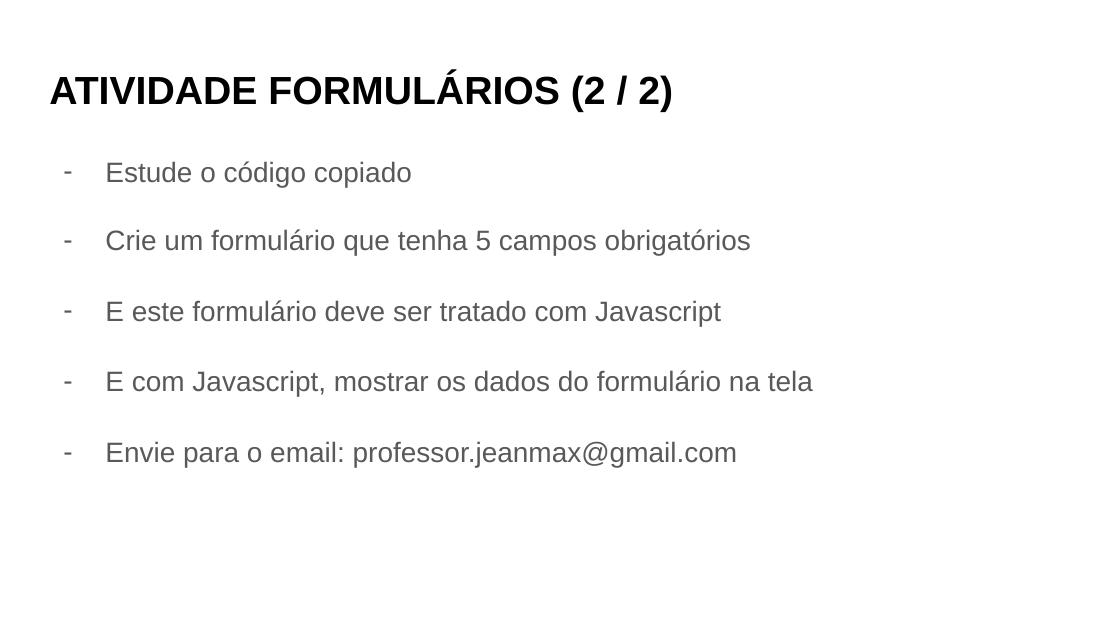
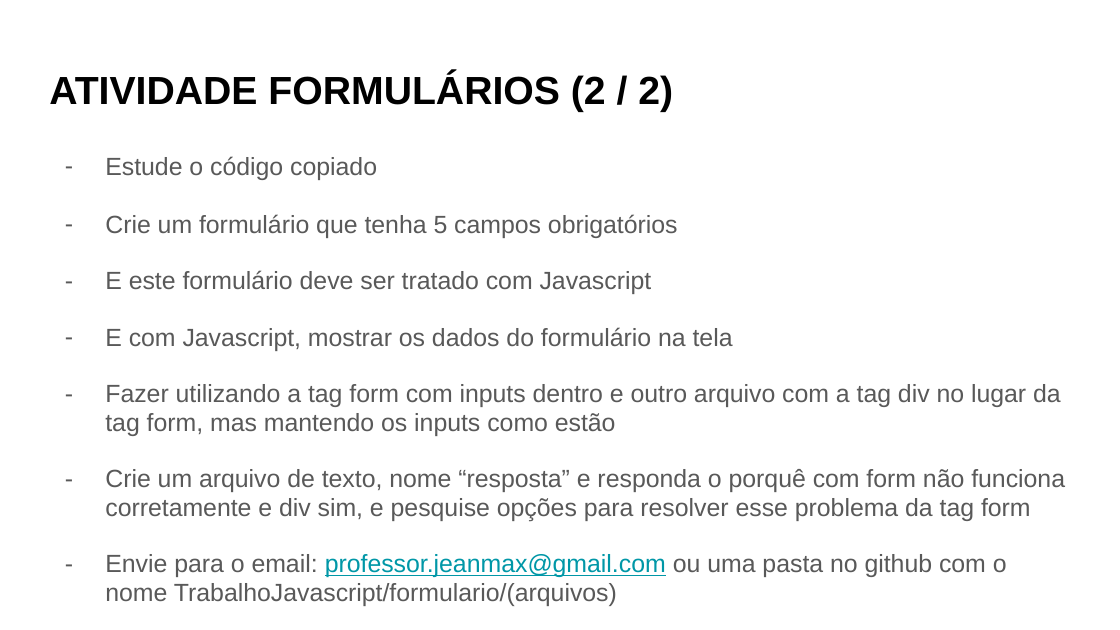
Before and after one commit to ProfessorJeanMax/Senac-Turma-5933, a slide deck: slide 25 of Slides/Javascript.pptx. Drawn at 1120x630 pixels with LibreOffice and Linux fonts; fonts in the diff are those of the drawing. Boxes give left, top, right and bottom in pixels: in the first picture for what was removed or moved away, otherwise in the second. Text is boxed around its words. In the diff, an @@ line names an element or a change of style, - is before the commit and + after.

Commit message:
Fix: Slide javascript introdução atualizado

```diff
--- a/Slides/Javascript.pptx
+++ b/Slides/Javascript.pptx
@@ text at (105,156,733,351): size 18 to 15.9 pt in "Estude o código copiado", "Crie um formulário que tenha 5 campos ...", "E este formulário deve ser tratado com ...", "E com Javascript, mostrar os dados do ..."; indent changed; line spacing 1.05 to 0.95 @@
@@ text at (105,384,1065,606): text changed; size 18 to 15.9 pt @@
-– Envie para o email: professor.jeanmax@gmail.com
+– Fazer utilizando a tag form com inputs dentro e outro arquivo com a tag div no lugar da tag form, mas mantendo os inputs como estão
+– Crie um arquivo de texto, nome “resposta” e responda o porquê com form não funciona corretamente e div sim, e pesquise opções para resolver esse problema da tag form
+– Envie para o email: professor.jeanmax@gmail.com ou uma pasta no github com o nome TrabalhoJavascript/formulario/(arquivos)
```
Also in this commit, not shown: 1 other slide changed, 3 slides added, 1 other file.
